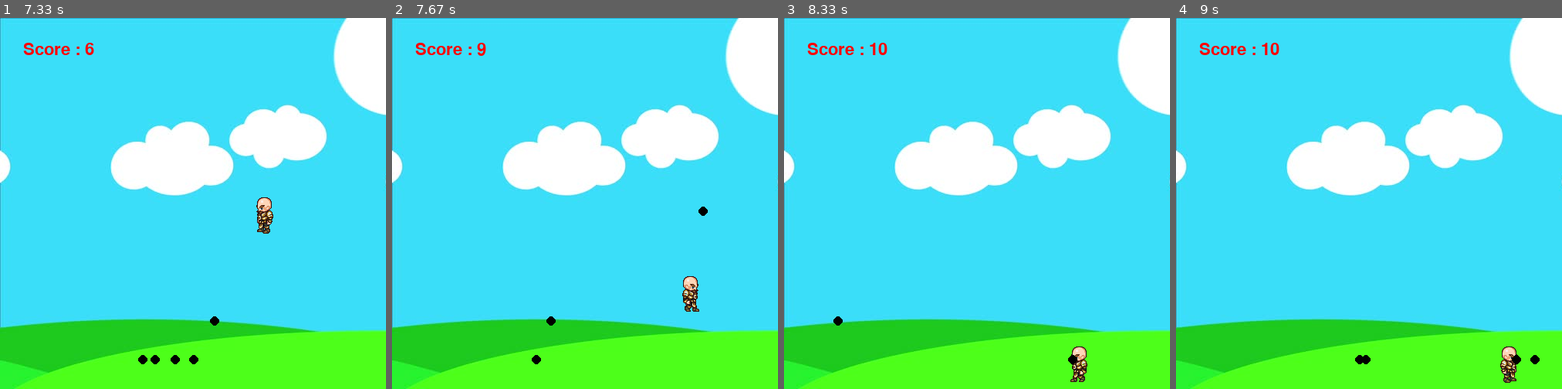
Above: before the commit, frames 1-4 (left to right).
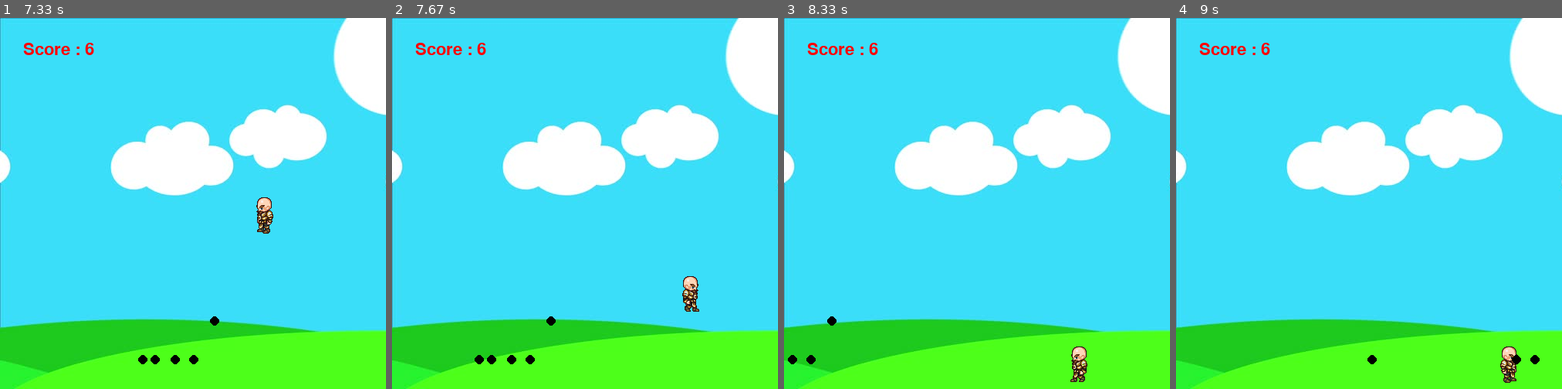
Above: after the commit, the same moments.

Repository: Piggun/pyGame
Game: pygame game, started from firstGame.py
The game is run twice, just before and just after one commit, with the same random seed, the same clock (stepped at 60 frames per second) and the same inputs.
Inputs:
- Up to frame 1 (7.33 s): tap Space at 0.33, 0.73, 1.03, 1.23, 1.57, 1.87, 2.07, 2.37, 2.63, 2.93, 3.07, 3.47, 3.77, 4.13, 4.43, 4.63, 4.93, 5.13, 5.47, 5.77, 5.97, 6.27, 6.53, 6.83, 6.97 s; hold Right 0.67-1.13 s; hold Up 1.17-1.47 s; hold Right 1.5-1.97 s; hold Left 2-2.53 s; hold Left 2.57-2.97 s; hold Up 3-3.37 s; hold Right 3.4-4.03 s; hold Left 4.07-4.53 s; hold Right 4.57-5.03 s; hold Up 5.07-5.37 s; hold Right 5.4-5.87 s; hold Left 5.9-6.43 s; hold Left 6.47-6.87 s; hold Up 6.9-7.27 s; hold Right from 7.3 s (still down)
- Up to frame 2 (7.67 s): keep holding Right; tap Space at 7.37 s
- Up to frame 3 (8.33 s): tap Space at 7.67, 8.03 s; release Right at 7.93 s; hold Left from 7.97 s (still down)
- Up to frame 4 (9 s): tap Space at 8.33, 8.53, 8.83 s; release Left at 8.43 s; hold Right 8.47-8.93 s; hold Up from 8.97 s (still down)

Frame 1 is identical in both runs. In frame 2, 0.3% of the frame differs, in the area x 21-82%, y 6-94%; in frame 3, 0.3%, in the area x 1-76%, y 6-94%; in frame 4, 0.2%.

Commit message:
Lesson number 10

Diff:
--- a/firstGame.py
+++ b/firstGame.py
@@ -55,6 +55,8 @@
         #pygame.draw.rect(win, (255,0,0), self.hitbox, 2)
 
     def hit(self):
+        self.isJump = False
+        self.jumpCount = 10
         self.x = 60
         self.y = 410
         self.walkCount = 0
@@ -159,11 +161,11 @@
 run = True
 while run:
     clock.tick(27)
-
-    if man.hitbox[1] < goblin.hitbox[1] + goblin.hitbox[3] and man.hitbox[1] + man.hitbox[3] > goblin.hitbox[1]:
-        if man.hitbox[0] + man.hitbox[2] > goblin.hitbox[0] and man.hitbox[0] < goblin.hitbox[0] + goblin.hitbox[2]:
-            man.hit()
-            score -= 5
+    if goblin.visible == True:
+        if man.hitbox[1] < goblin.hitbox[1] + goblin.hitbox[3] and man.hitbox[1] + man.hitbox[3] > goblin.hitbox[1]:
+            if man.hitbox[0] + man.hitbox[2] > goblin.hitbox[0] and man.hitbox[0] < goblin.hitbox[0] + goblin.hitbox[2]:
+                man.hit()
+                score -= 5
 
     if shootLoop > 0:
         shootLoop += 1
@@ -175,12 +177,13 @@
             run = False
 
     for bullet in bullets:
-        if bullet.y - bullet.radius < goblin.hitbox[1] + goblin.hitbox[3] and bullet.y + bullet.radius > goblin.hitbox[1]:
-            if bullet.x + bullet.radius > goblin.hitbox[0] and bullet.x - bullet.radius < goblin.hitbox[0] + goblin.hitbox[2]:
-                hitSound.play()
-                goblin.hit()
-                score += 1
-                bullets.pop(bullets.index(bullet))
+        if goblin.visible == True:
+            if bullet.y - bullet.radius < goblin.hitbox[1] + goblin.hitbox[3] and bullet.y + bullet.radius > goblin.hitbox[1]:
+                if bullet.x + bullet.radius > goblin.hitbox[0] and bullet.x - bullet.radius < goblin.hitbox[0] + goblin.hitbox[2]:
+                    hitSound.play()
+                    goblin.hit()
+                    score += 1
+                    bullets.pop(bullets.index(bullet))
 
         if bullet.x < 500 and bullet.x > 0: # Checks if bullet is inside the window
             bullet.x += bullet.vel
